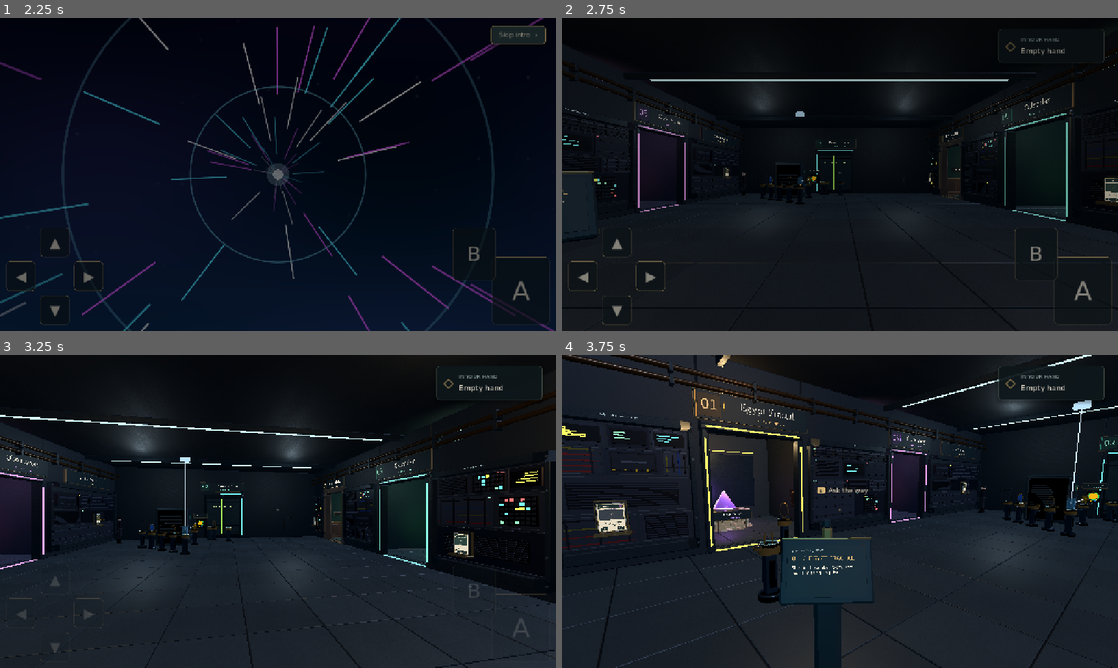
Above: before the commit, frames 1-4 (two rows, left to right).
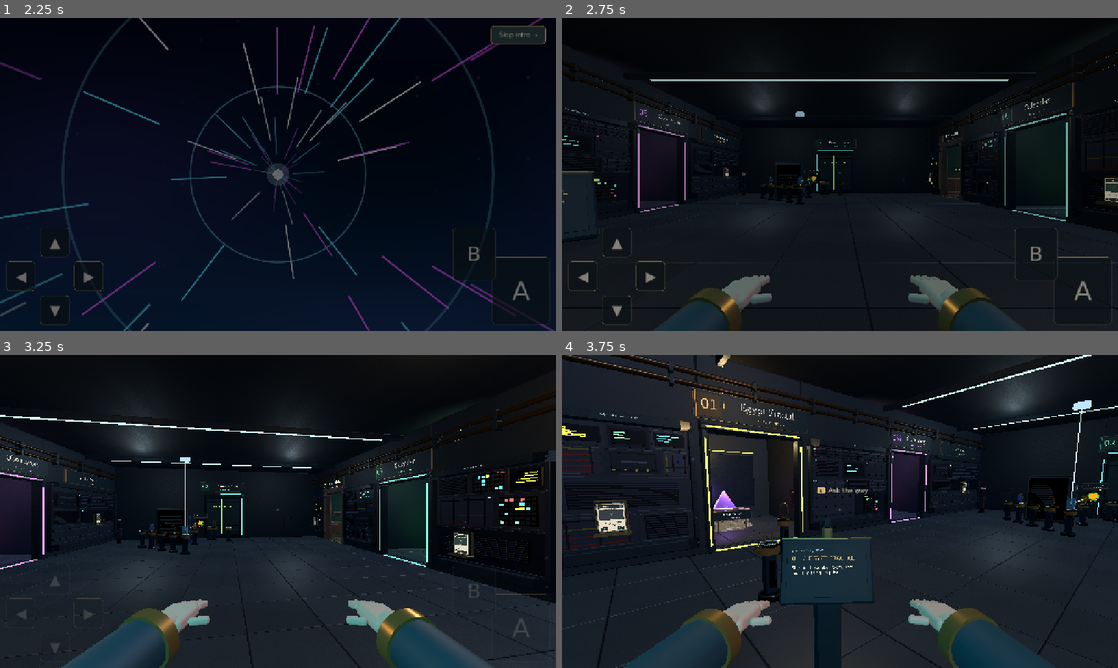
Above: after the commit, the same moments.

Repository: amberwhitehead/pass-the-game
Game: Godot game, scene res://scenes/title/title.tscn
Same seed, same stepped clock (60 frames per second), same inputs: the game is played once before the commit and once after it.
Inputs (mouse positions are in pixels of both pictures, inside the frame that each line leads up to):
- Up to frame 1 (2.25 s): click "New game" at 0.5 s; click "Skip intro ›" at 1.25 s; click "Skip intro ›" at 2 s
- Up to frame 2 (2.75 s): no input
- Up to frame 3 (3.25 s): tap Enter (ui_accept) at 2.75 s; move the mouse to (400, 495) at 2.77 s; hold Right (move_right) from 2.78 s (still down); hold E (interact) from 2.78 s (still down); click (400, 495) at 2.92 s; tap Space (jump) at 3.02, 3.05 s
- Up to frame 4 (3.75 s): tap Space (jump) at 3.32, 3.6 s; move the mouse to (812, 511) at 3.52 s; release Right (move_right) at 3.53 s; release E (interact) at 3.53 s; hold W (move_up) from 3.53 s (still down); click (812, 511) at 3.67 s

Frame 1 is identical in both runs. In frame 2, 2.9% of the frame differs, in the area x 16-98%, y 3-100%; in frame 3, 5.4%, in the area x 11-98%, y 3-100%; in frame 4, 5.1%.

Commit message:
First-person hands in the hall, replacing the In your hand panel
scenes/escape/fp_hands.gd builds two stylised hands (teal sleeve, brass
cuff, palm, four curling fingers and a thumb) on the player's camera:
- walking swings them alternately with step speed; jumping lifts them
  and landing dips them;
- interacting (new Player.reached signal) reaches a hand toward the
  target, the left one when the right is holding something;
- a conversation opening gets a wave from the left hand, which relaxes;
- the carried item moves from in front of the camera into the right
  hand's grip (HeldVisual.attach_to), fingers curled, and stays there
  during conversations;
- hidden while a minigame runs (camera handoffs included), in
  cinematics and while aiming the optics.
The rig is scaled down and pulled in to stay inside the player's
collision capsule, so hands never poke into walls, even mid-reach.
The HUD's In your hand panel is removed. fp_hands_test covers it all.

Co-Authored-By: Claude Opus 5.5 <noreply@anthropic.com>

Diff:
--- a/godot/scenes/escape/carry_visual.gd
+++ b/godot/scenes/escape/carry_visual.gd
@@ -23,6 +23,15 @@
 	_update_item(inventory.held_item)
 
 
+## Moves the carried item into a hand (the first-person hands' grip) instead of floating
+## in front of the camera. Positions are in the grip's own (rig) units.
+func attach_to(anchor: Node3D) -> void:
+	reparent(anchor, false)
+	position = Vector3(0, -0.02, -0.04)
+	rotation = Vector3(-0.1, -0.25, 0.0)
+	scale = Vector3.ONE * 0.42
+
+
 func _update_item(item: String) -> void:
 	if is_instance_valid(_item):
 		remove_child(_item)
@@ -37,8 +46,9 @@
 		return
 	var player := _camera.get_parent()
 	var cinematic := player is Player and bool(player.get("cinematic_locked"))
+	# Stays in hand during a conversation: the box is at the bottom, clear of it.
 	visible = not _inventory.held_item.is_empty() and not cinematic \
-		and not MiniGames.is_running() and not Dialogue.active
+		and not MiniGames.is_running()
 
 
 static func build_item(item: String) -> Node3D:
--- /dev/null
+++ b/godot/scenes/escape/fp_hands.gd
@@ -0,0 +1,225 @@
+extends Node3D
+## The player's own hands, seen in first person: built from a few primitive meshes in the
+## hall's dark-teal and brass, parented to the camera.
+##
+## - Walking swings them back and forth, alternately, with step speed; jumping lifts them
+##   and landing dips them.
+## - Interacting reaches one hand out toward the thing (the free one, if one holds an item).
+## - A conversation opening gets a wave from the left hand, which then relaxes.
+## - A carried item sits in the right hand (`grip`), its fingers curled round it.
+## - Hidden while a minigame runs (its camera handoff included), in cinematics, and while
+##   aiming the optics.
+##
+## The whole rig is scaled by RIG_SCALE and pulled that much closer to the camera, which
+## looks the same but keeps every part inside the player's collision capsule (radius
+## 0.35), so the hands never poke into a wall, even mid-reach.
+
+const Art := preload("res://scenes/escape/optics_art.gd")
+const RIG_SCALE := 0.38
+const REST := Vector3(0.27, -0.31, -0.56)   ## Right hand at rest (rig units); left mirrors.
+const SWING := 0.035      ## Forward/back swing at full walking speed.
+const BOB := 0.016        ## Up/down bob at full walking speed.
+const STEP_RATE := 9.0    ## Swing phase per second at full walking speed.
+const REACH_TIME := 0.5
+const REACH_DISTANCE := 0.15
+const WAVE_TIME := 2.0
+const SKIN := Color(0.80, 0.61, 0.49)
+const SLEEVE := Color(0.10, 0.21, 0.23)
+const BRASS := Color(0.68, 0.50, 0.25)
+
+var right: Node3D
+var left: Node3D
+var grip: Node3D           ## Where a carried item sits, in the right hand.
+var holding := false       ## True while the inventory holds something.
+var reach_t := -1.0        ## Seconds into a reach, or < 0.
+var wave_t := -1.0         ## Seconds into a wave, or < 0.
+
+var _player: Node3D
+var _inventory: Node
+var _phase := 0.0
+var _speed := 0.0          ## Smoothed walking speed, 0..1.
+var _air := 0.0            ## Smoothed lift while airborne.
+var _land := 0.0           ## Landing dip, decaying.
+var _was_on_floor := true
+var _fall_speed := 0.0
+var _reach_hand: Node3D
+var _reach_dir := Vector3.FORWARD
+var _was_talking := false
+
+
+func configure(player: Node3D, inventory: Node) -> void:
+	_player = player
+	_inventory = inventory
+	if player.has_signal("reached") and not player.reached.is_connected(reach):
+		player.reached.connect(reach)
+	if inventory and not inventory.changed.is_connected(_on_item_changed):
+		inventory.changed.connect(_on_item_changed)
+	_on_item_changed(inventory.held_item if inventory else "")
+
+
+func _ready() -> void:
+	name = "Hands"
+	scale = Vector3.ONE * RIG_SCALE
+	right = _build_hand(1.0)
+	left = _build_hand(-1.0)
+	grip = Node3D.new()
+	grip.name = "Grip"
+	grip.position = Vector3(0, -0.035, -0.09)
+	right.add_child(grip)
+	_pose(right, 1.0, Vector3.ZERO, Vector3.ZERO, 0.15)
+	_pose(left, -1.0, Vector3.ZERO, Vector3.ZERO, 0.15)
+
+
+## Starts a reach toward a thing being interacted with (the player's `reached` signal).
+func reach(target: Node) -> void:
+	_reach_hand = left if holding else right
+	var point: Vector3 = target.get_focus_position() if target != null and target.has_method("get_focus_position") \
+		else global_position - global_basis.z
+	var local := to_local(point)
+	_reach_dir = local.normalized() if local.length() > 0.001 else Vector3.FORWARD
+	reach_t = 0.0
+
+
+func wave() -> void:
+	wave_t = 0.0
+
+
+func _on_item_changed(item: String) -> void:
+	holding = not item.is_empty()
+
+
+func _process(delta: float) -> void:
+	if _player == null:
+		return
+	visible = not (MiniGames.is_running() or bool(_player.get("cinematic_locked")) \
+		or bool(_player.get("interaction_locked")))
+	var talking := Dialogue.active
+	if talking and not _was_talking:
+		wave()
+	_was_talking = talking
+	_update_motion(delta)
+	if reach_t >= 0.0:
+		reach_t += delta
+		if reach_t >= REACH_TIME:
+			reach_t = -1.0
+	if wave_t >= 0.0:
+		wave_t += delta
+		if wave_t >= WAVE_TIME:
+			wave_t = -1.0
+
+	# Walking: the hands swing in opposition, bobbing twice per stride.
+	var swing := sin(_phase) * SWING * _speed
+	var bob := absf(cos(_phase)) * BOB * _speed
+	var lift := Vector3(0, _air * 0.05 - _land, 0)
+	var r_offset := Vector3(0, -bob, -swing) + lift
+	var l_offset := Vector3(0, -bob, swing) + lift
+	var r_rot := Vector3(swing * 1.5, 0, 0)
+	var l_rot := Vector3(-swing * 1.5, 0, 0)
+	var r_curl := 1.15 if holding else 0.25
+	var l_curl := 0.25
+	if holding:
+		r_offset += Vector3(-0.03, 0.04, 0.0)  # Held up a little, to show what's carried.
+
+	var k := _reach_amount()
+	if k > 0.0:
+		var push := _reach_dir * REACH_DISTANCE * k + Vector3(0, 0.05, 0) * k
+		if _reach_hand == right:
+			r_offset += push
+			r_rot.x += 0.35 * k
+			r_curl = lerpf(r_curl, 0.0, k) if not holding else r_curl
+		else:
+			l_offset += push
+			l_rot.x += 0.35 * k
+			l_curl = lerpf(l_curl, 0.0, k)
+
+	var w := _wave_amount()
+	if w > 0.0:
+		# Raised, palm out, fingers up, rocking side to side.
+		l_offset += Vector3(0.10, 0.26, 0.05) * w
+		l_rot += Vector3(1.35 * w, 0.0, sin(wave_t * 11.0) * 0.5 * w)
+		l_curl = lerpf(l_curl, 0.0, w)
+
+	_pose(right, 1.0, r_offset, r_rot, r_curl)
+	_pose(left, -1.0, l_offset, l_rot, l_curl)
+
+
+## 0 → 1 → 0 over a reach.
+func _reach_amount() -> float:
+	if reach_t < 0.0:
+		return 0.0
+	return sin(PI * clampf(reach_t / REACH_TIME, 0.0, 1.0))
+
+
+## Up quickly, wave, then down: 0..1.
+func _wave_amount() -> float:
+	if wave_t < 0.0:
+		return 0.0
+	var up := smoothstep(0.0, 0.25, wave_t)
+	var down := 1.0 - smoothstep(WAVE_TIME - 0.4, WAVE_TIME, wave_t)
+	return minf(up, down)
+
+
+func _update_motion(delta: float) -> void:
+	var on_floor: bool = _player.is_on_floor() if _player.has_method("is_on_floor") else true
+	var velocity: Vector3 = _player.get("velocity") if _player.get("velocity") != null else Vector3.ZERO
+	var top_speed: float = maxf(0.1, float(_player.get("speed")) if _player.get("speed") != null else 3.5)
+	var flat := Vector2(velocity.x, velocity.z).length() / top_speed
+	_speed = lerpf(_speed, clampf(flat, 0.0, 1.0) if on_floor else 0.0, minf(1.0, delta * 8.0))
+	_phase = fmod(_phase + delta * STEP_RATE * _speed, TAU)
+	if _speed < 0.05:
+		_phase = lerpf(_phase, 0.0 if _phase < PI else TAU, minf(1.0, delta * 3.0))
+	_air = lerpf(_air, 0.0 if on_floor else 1.0, minf(1.0, delta * 6.0))
+	if not on_floor:
+		_fall_speed = minf(_fall_speed, velocity.y)
+	elif not _was_on_floor:
+		_land = clampf(-_fall_speed * 0.012, 0.0, 0.07)
+		_fall_speed = 0.0
+	_land = move_toward(_land, 0.0, delta * 0.3)
+	_was_on_floor = on_floor
+
+
+func _pose(hand: Node3D, side: float, offset: Vector3, rot: Vector3, curl: float) -> void:
+	hand.position = Vector3(REST.x * side, REST.y, REST.z) + Vector3(offset.x * side, offset.y, offset.z)
+	# A slight inward turn reads as relaxed hands rather than two planks.
+	hand.rotation = Vector3(0.12 + rot.x, 0.22 * side + rot.y, -0.10 * side + rot.z * side)
+	for finger: Node3D in hand.get_meta("fingers"):
+		finger.rotation.x = -curl
+	var thumb: Node3D = hand.get_meta("thumb")
+	thumb.rotation.x = -curl * 0.6
+
+
+## Sleeve, brass cuff, palm, four fingers and a thumb. Fingers point down -Z, palm down;
+## each finger hangs from a knuckle pivot so it can curl.
+func _build_hand(side: float) -> Node3D:
+	var hand := Node3D.new()
+	hand.name = "Right" if side > 0.0 else "Left"
+	add_child(hand)
+	var skin := Art.material(SKIN)
+	var sleeve := Art.cylinder(hand, 0.058, 0.36, Vector3(0, 0, 0.21), Art.material(SLEEVE))
+	sleeve.rotation.x = PI / 2.0
+	var cuff := Art.cylinder(hand, 0.064, 0.035, Vector3(0, 0, 0.035), Art.material(BRASS, false, true))
+	cuff.rotation.x = PI / 2.0
+	var wrist := Art.cylinder(hand, 0.036, 0.05, Vector3(0, 0, -0.005), skin)
+	wrist.rotation.x = PI / 2.0
+	Art.rounded_box(hand, Vector3(0.088, 0.034, 0.1), Vector3(0, 0, -0.06), skin, 0.014)
+	var fingers: Array[Node3D] = []
+	var lengths := [0.05, 0.058, 0.055, 0.045]
+	for i in 4:
+		var knuckle := Node3D.new()
+		knuckle.position = Vector3((-0.031 + i * 0.0207) * side, 0, -0.108)
+		hand.add_child(knuckle)
+		Art.rounded_box(knuckle, Vector3(0.018, 0.02, lengths[i]), Vector3(0, 0, -lengths[i] * 0.5), skin, 0.008)
+		fingers.append(knuckle)
+	var thumb := Node3D.new()
+	thumb.position = Vector3(-0.045 * side, -0.004, -0.045)
+	thumb.rotation.y = 0.6 * side
+	hand.add_child(thumb)
+	var bone := Node3D.new()
+	bone.rotation.y = 0.5 * side
+	thumb.add_child(bone)
+	Art.rounded_box(bone, Vector3(0.02, 0.02, 0.05), Vector3(0, 0, -0.025), skin, 0.008)
+	hand.set_meta("fingers", fingers)
+	hand.set_meta("thumb", thumb)
+	for part in hand.find_children("*", "MeshInstance3D", true, false):
+		(part as MeshInstance3D).cast_shadow = GeometryInstance3D.SHADOW_CASTING_SETTING_OFF
+	return hand
--- a/godot/scenes/escape/hub_hud.gd
+++ b/godot/scenes/escape/hub_hud.gd
@@ -6,8 +6,6 @@
 var _player: Player
 var _inventory: Node
 var _prompt: Control  ## The small interaction caption above the crosshair.
-var _carrying: Label
-var _carry_icon: Label
 var _notice: Label
 var _notice_panel: PanelContainer
 var _notice_time := 0.0
@@ -23,20 +21,6 @@
 func _ready() -> void:
 	layer = 5
 	# The objective lives on the console by the entrance (objective_console.gd).
-	var carry_panel := _panel(Vector2(.785, .035), Vector2(.975, .035))
-	var carry_row := HBoxContainer.new()
-	carry_row.mouse_filter = Control.MOUSE_FILTER_IGNORE
-	carry_panel.add_child(carry_row)
-	_carry_icon = Style.label("◇", 30, Style.GOLD)
-	carry_row.add_child(_carry_icon)
-	var carry_column := VBoxContainer.new()
-	carry_column.mouse_filter = Control.MOUSE_FILTER_IGNORE
-	carry_column.size_flags_horizontal = Control.SIZE_EXPAND_FILL
-	carry_row.add_child(carry_column)
-	carry_column.add_child(Style.eyebrow("IN YOUR HAND", Style.MUTED))
-	_carrying = Style.label("", 17, Style.PAPER)
-	_carrying.autowrap_mode = TextServer.AUTOWRAP_WORD_SMART
-	carry_column.add_child(_carrying)
 	_prompt = Plaque.new()
 	add_child(_prompt)
 	_prompt.place_above_center()
@@ -53,8 +37,6 @@
 	_crosshair.offset_left = -5
 	_crosshair.offset_top = -20
 	add_child(_crosshair)
-	_inventory.changed.connect(_carry_changed)
-	_carry_changed(_inventory.held_item)
 
 func _process(delta: float) -> void:
 	var target := _player.target
@@ -94,16 +76,6 @@
 	_notice.text = text
 	_notice_time = duration
 
-func _carry_changed(item: String) -> void:
-	_carrying.text = _inventory.item_name(item)
-	var color := Style.PAPER
-	if item == "lens_yellow":
-		color = Color("e9c466")
-	elif item == "lens_blue":
-		color = Color("8cc8e7")
-	_carrying.add_theme_color_override("font_color", color)
-	_carry_icon.text = "◇" if item.is_empty() else ("◈" if item == "prism" else "◉")
-	_carry_icon.modulate = color
 
 func _panel(from: Vector2, to: Vector2) -> PanelContainer:
 	var panel := PanelContainer.new()
--- a/godot/scenes/room/player.gd
+++ b/godot/scenes/room/player.gd
@@ -8,6 +8,8 @@
 ## Gamepad:   left stick walk/strafe, right stick look, D-pad walk/turn, A interact.
 
 signal focus_changed(target: Interactable)
+## The player has just used `target` (the first-person hands reach toward it).
+signal reached(target: Interactable)
 
 const MouseCapture := preload("res://scenes/room/mouse_capture.gd")
 ## Ignored while still held from a menu or modal, until released (see suppress_held_inputs).
@@ -197,4 +199,5 @@
 	if Dialogue.last_closed_frame == Engine.get_process_frames():
 		return  # same press that just closed a dialogue
 	get_viewport().set_input_as_handled()
+	reached.emit(target)
 	target.interact(self)
--- a/godot/scenes/room/room.gd
+++ b/godot/scenes/room/room.gd
@@ -4,6 +4,7 @@
 const Architecture := preload("res://scenes/escape/hub_architecture.gd")
 const Inventory := preload("res://scenes/escape/carry_inventory.gd")
 const HeldVisual := preload("res://scenes/escape/carry_visual.gd")
+const Hands := preload("res://scenes/escape/fp_hands.gd")
 const Optics := preload("res://scenes/escape/optics_controller.gd")
 const Reward := preload("res://scenes/escape/reward_pedestal.gd")
 const Reveal := preload("res://scenes/escape/reward_reveal.gd")
@@ -23,6 +24,7 @@
 var architecture: Dictionary
 var hud: CanvasLayer
 var revisits: Node3D
+var hands: Node3D  ## Hands: the player's first-person hands (walk, reach, wave, hold).
 var resume: Node  ## HallResume: the saved spot, and reopening an interrupted room.
 var objective_console: Node3D  ## Shows the next objective and points its laser at it.
 var _reward_pending := false
@@ -69,6 +71,10 @@
 	held.configure(inventory, _player.camera)
 	if held.get_parent() == null:
 		_player.camera.add_child(held)
+	hands = Hands.new()
+	_player.camera.add_child(hands)
+	hands.configure(_player, inventory)
+	held.attach_to(hands.grip)
 	MiniGames.ended.connect(_on_minigame_ended)
 	if Game.get_flag("escape_prism_solved"):
 		architecture.locked_door.unlock(false)
--- /dev/null
+++ b/godot/tests/fp_hands_test.gd
@@ -0,0 +1,159 @@
+extends "res://tests/test_suite.gd"
+## The first-person hands in the hall: they exist on the camera inside the collision
+## capsule, swing while walking and settle when still, reach on interact, wave when a
+## conversation opens, hold the carried item in the right hand, and hide in a minigame.
+## The HUD no longer has an "In your hand" panel.
+
+var _checks := 0
+var _failures := 0
+var _room: Node3D
+var _player: Node3D
+var _hands: Node3D
+
+
+func _initialize() -> void:
+	_run.call_deferred()
+
+
+func _run() -> void:
+	root.size = Vector2i(1280, 720)
+	var game: Node = root.get_node("Game")
+	game.play_unsaved({"flags": {"room_visited": true}})
+	_room = load("res://scenes/room/room.tscn").instantiate()
+	root.add_child(_room)
+	current_scene = _room
+	_player = _room.get_node("Player")
+	await create_timer(1.0).timeout  # Land from the spawn first.
+	_hands = _room.hands
+
+	# Built, on the camera, and inside the capsule so they never poke into walls.
+	_expect(_hands != null and _hands.get_parent() == _player.camera, "The hands hang from the camera")
+	_expect(_hands.right.get_meta("fingers").size() == 4 and _hands.left.get_meta("fingers").size() == 4, "Each hand has four fingers")
+	var farthest := 0.0
+	var far_name := ""
+	for part in _hands.find_children("*", "MeshInstance3D", true, false):
+		var d: float = _player.camera.to_local((part as Node3D).global_position).length()
+		if d > farthest:
+			farthest = d
+			far_name = str(part.get_path())
+	_expect(farthest < 0.33, "Every part sits inside the player's 0.35 m capsule (farthest %.2f, %s)" % [farthest, far_name])
+	_expect(_hands.visible, "Visible in the hall")
+	var hud_text := _all_text(_room.hud)
+	_expect(not "IN YOUR HAND" in hud_text, "The HUD's In your hand panel is gone")
+
+	# Walking swings them; standing still settles them.
+	var rest: Vector3 = _hands.right.position
+	Input.action_press("move_up")
+	var spread := 0.0
+	for i in 60:
+		await physics_frame
+		spread = maxf(spread, _hands.right.position.distance_to(rest))
+	Input.action_release("move_up")
+	_expect(spread > 0.01, "Walking swings the hands (moved %.3f)" % spread)
+	await create_timer(1.5).timeout
+	_expect(_hands.right.position.distance_to(rest) < 0.006, "Standing still, they settle back")
+
+	# Interacting reaches a hand out.
+	var target: Node = null
+	for node in get_tree().get_nodes_in_group("interactable"):
+		if node is Interactable:
+			target = node
+			break
+	var before: Vector3 = _hands.right.position
+	_player.reached.emit(target)
+	var reached := 0.0
+	var tip_far := 0.0
+	for i in 30:
+		await create_timer(0.02).timeout
+		reached = maxf(reached, _hands.right.position.distance_to(before))
+		for finger: Node3D in _hands.right.get_meta("fingers"):
+			tip_far = maxf(tip_far, _player.camera.to_local(finger.get_child(0).global_position).length())
+	_expect(reached > 0.06, "Interacting reaches the right hand out (%.3f)" % reached)
+	_expect(tip_far < 0.35, "Even mid-reach it stays inside the capsule (%.2f)" % tip_far)
+	await create_timer(0.6).timeout
+
+	# A conversation opens with a wave of the left hand.
+	var dialogue: Node = root.get_node("Dialogue")
+	dialogue.say("Tester", ["Hello."])
+	await create_timer(0.5).timeout
+	_expect(_hands.wave_t >= 0.0 and _hands.left.position.y > _hands.right.position.y + 0.1, "A conversation opens with a raised, waving left hand")
+	var roll: float = _hands.left.rotation.z
+	await create_timer(0.1).timeout
+	_expect(not is_equal_approx(roll, _hands.left.rotation.z), "...that rocks side to side")
+	await _press_interact()
+	await _press_interact()
+	await _frames(5)
+	_expect(not dialogue.active, "The conversation closes")
+
+	# Holding: the item sits in the right hand, fingers curled; then the free hand reaches.
+	_room.inventory.exchange("prism")
+	await _frames(5)
+	var held: Node3D = _hands.grip.get_child(0) if _hands.grip.get_child_count() > 0 else null
+	_expect(held != null and held.visible and held.get_child_count() > 0, "The carried prism sits in the right hand's grip")
+	_expect(_hands.holding and (_hands.right.get_meta("fingers")[0] as Node3D).rotation.x < -0.8, "The right hand's fingers curl round it")
+	var left_before: Vector3 = _hands.left.position
+	_player.reached.emit(target)
+	reached = 0.0
+	for i in 30:
+		await create_timer(0.02).timeout
+		reached = maxf(reached, _hands.left.position.distance_to(left_before))
+	await create_timer(0.6).timeout
+	_expect(reached > 0.06, "With the right hand full, the left one reaches")
+	_room.inventory.exchange("")
+	await _frames(5)
+	_expect(not _hands.holding and not held.visible, "Put down, the hand is empty again")
+
+	# Hidden while a minigame has the screen.
+	var games: Node = root.get_node("MiniGames")
+	var result := {}
+	var launch := func(): result.merge(await games.play("newton"))
+	launch.call_deferred()
+	for i in 600:
+		if games.current != null:
+			break
+		await process_frame
+	await _frames(3)
+	_expect(games.current != null and not _hands.visible, "Hidden while a minigame runs")
+	if games.current != null:
+		games.current.finish({"won": false, "quit": true})
+	for i in 300:
+		if games.current == null:
+			break
+		await process_frame
+	await _frames(3)
+	_expect(_hands.visible, "Back in the hall, they return")
+
+	_room.queue_free()
+	await process_frame
+	game.autosave = false
+	print("First-person hands: %d checks, %d failures" % [_checks, _failures])
+	quit(1 if _failures else 0)
+
+
+func _frames(n: int) -> void:
+	for i in n:
+		await process_frame
+
+
+func _press_interact() -> void:
+	for pressed in [true, false]:
+		var event := InputEventAction.new()
+		event.action = "interact"
+		event.pressed = pressed
+		Input.parse_input_event(event)
+		await process_frame
+		await process_frame
+
+
+func _all_text(node: Node) -> String:
+	var out := ""
+	for child in node.find_children("*", "Label", true, false):
+		out += (child as Label).text + "\n"
+	return out
+
+
+func _expect(ok: bool, description: String) -> void:
+	_checks += 1
+	if not ok:
+		_failures += 1
+		push_error(description)
Not shown, added: godot/scenes/escape/fp_hands.gd.uid
Not shown, added: godot/tests/fp_hands_test.gd.uid
